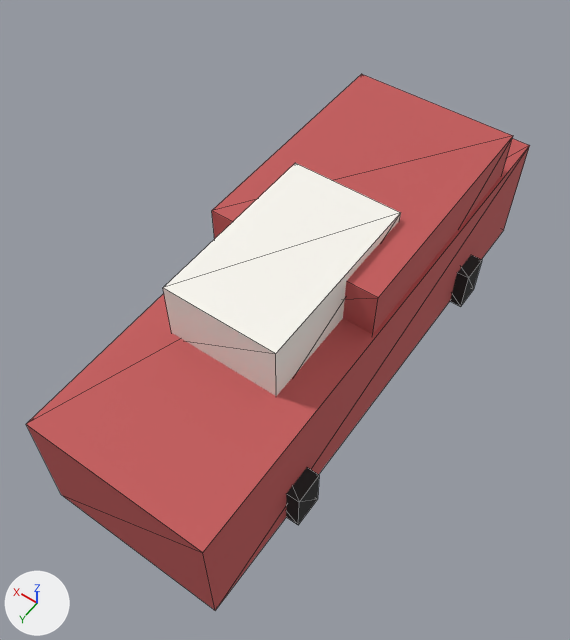
Renders of the glTF model _emir-src/public/models/vehicles/truck.glb from each side of a commit.
Before and after are seen from a 50 mm camera at (-3.58, 5.63, 8.68) aimed at (0.08, 0.5, 0.62). The axes (+X, +Y, +Z) are drawn at lower left. The lights are the same throughout. The picture after the commit comes second. Mesh edges are drawn as thin lines.

Names of what the first picture shows: 'cabin_voxel', 'cargo_box_voxel', 'chassis', 'wheel_fl', 'wheel_rl'.
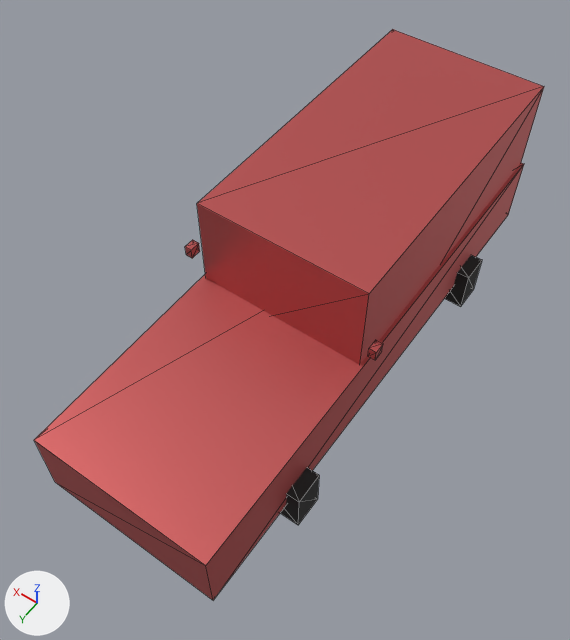
Changed parts and their boxes [x1, y1, x2, y2] in the pictures (570 x 640 px):
'chassis', surface changed, rescaled (7% shorter): before [26, 138, 530, 610]; after [34, 163, 524, 600]
'cargo_box_voxel', moved, rescaled (15% wider, 29% taller): before [212, 74, 513, 334]; after [197, 29, 544, 365]
'cabin_voxel', no longer drawn: before [163, 163, 401, 396]
'mirror_l', now drawn: after [368, 340, 383, 360]
'mirror_r', added: after [185, 240, 200, 258]

Edits to the bpy script that builds the scene:
```text
Change mat_body:
    mat_body.metallic: 0.04 -> 0.5
    mat_body.roughness: 0.78 -> 0.45
Change ob_chassis:
    ob_chassis.scale: (2.45, 7.4, 1.72) -> (2.45, 7.4, 1.03)
Change ob_cabin_voxel:
    ob_cabin_voxel: bpy.data.objects.new('cabin_voxel', me_mesh_2) -> bpy.data.objects.new('cabin_voxel', None)
    ob_cabin_voxel.location: (0.0, 0.59, 1.62) -> (0.0, 0.37, 1.38)
    ob_cabin_voxel.scale: (1.52, 2.52, 0.946) -> (2.08, 3.7, 0.86)
Change ob_cargo_box_voxel:
    ob_cargo_box_voxel.location: (0.0, -1.2, 1.05) -> (0.0, -1.48, 1.05)
    ob_cargo_box_voxel.scale: (2.35, 3.4, 1.81) -> (2.35, 4.44, 2.41)
Add ob_mirror_r:
    ob_mirror_r = bpy.data.objects.new('mirror_r', me_mesh_0)
    ob_mirror_r.location = (1.35, 0.74, 1.38)
    ob_mirror_r.scale = (0.1, 0.15, 0.15)
```
